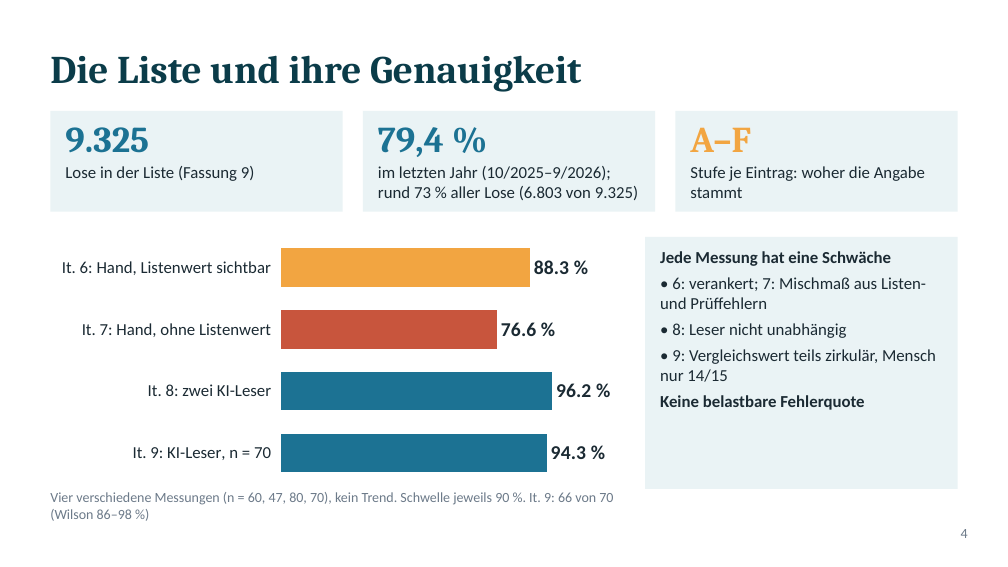
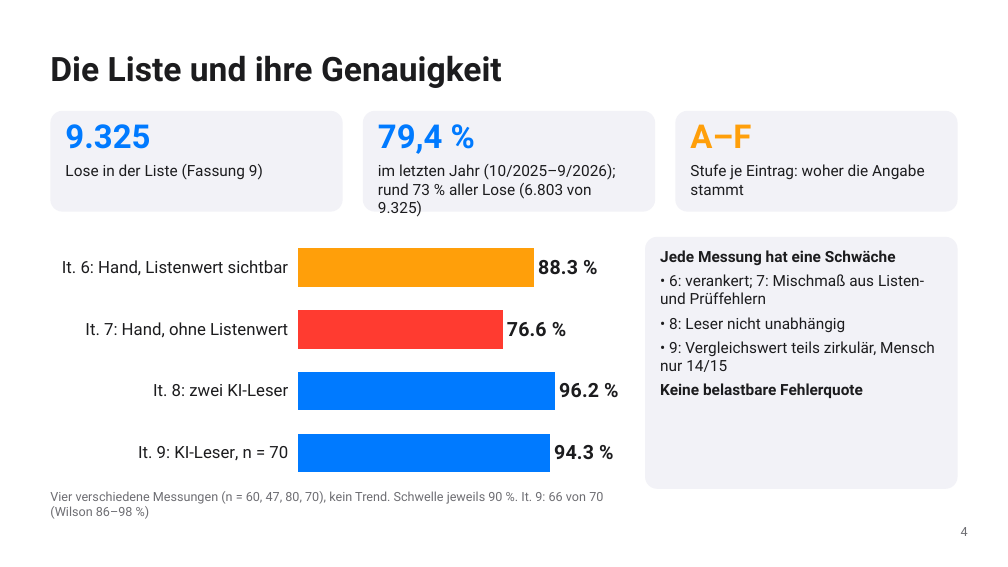
Before and after one commit to ludwigrichthammer9-web/vergabe_radar, a slide deck: slide 4 of docs/vortrag/vortrag_vergabe_radar.pptx. Drawn at 1008x567 pixels with LibreOffice and Linux fonts; fonts in the diff are those of the drawing. Boxes give left, top, right and bottom in pixels: in the first picture for what was removed or moved away, otherwise in the second. Text is boxed around its words. In the diff, an @@ line names an element or a change of style, - is before the commit and + after.

```diff
--- a/docs/vortrag/vortrag_vergabe_radar.pptx
+++ b/docs/vortrag/vortrag_vergabe_radar.pptx
@@ title "Die Liste und ihre Genauigkeit" at (50, 55, 502, 88): size 28 to 24 pt, font Cambria to Roboto, text colour #0B3C49 to #1C1C1E @@
@@ text "9.325" at (65, 124, 150, 149): size 26 to 23.5 pt, font Cambria to Roboto, text colour #1C7293 to #007AFF @@
@@ text "79,4 %" at (378, 124, 443, 154): size 26 to 23.5 pt, font Cambria to Roboto, text colour #1C7293 to #007AFF @@
@@ text "A–F" at (690, 124, 751, 148): size 26 to 23.5 pt, font Cambria to Roboto, text colour #F2A541 to #FF9F0A @@
@@ bar chart at (50, 232, 625, 489) @@
@@ data labels of Series 1 changed @@
@@ colours of single points changed @@
@@ lettering changed @@
@@ rectangle to rounded rectangle; fill #EAF3F5 to #F2F2F7 in 4 elements at (50, 111, 343, 212), (363, 111, 655, 212), (675, 111, 958, 212), (645, 237, 958, 489) @@
@@ size 12 to 11 pt, font Calibri to Roboto, text colour #1B2A33 to #1C1C1E in 4 elements at (65, 164, 263, 180), (378, 164, 616, 217), (690, 164, 924, 195), (660, 250, 935, 398) @@
@@ text "Vier verschiedene Messungen (n = ..." at (50, 491, 603, 519): size 10 to 9 pt, font Calibri to Roboto, text colour #6C7A89 to #6E6E73 @@
@@ text "4" at (961, 527, 968, 536): size 10 to 9 pt, font Calibri to Roboto, text colour #6C7A89 to #6E6E73 @@
```
Also in this commit, not shown: 10 other slides changed, 1 slide added, 1 slide removed, 7 other files.
